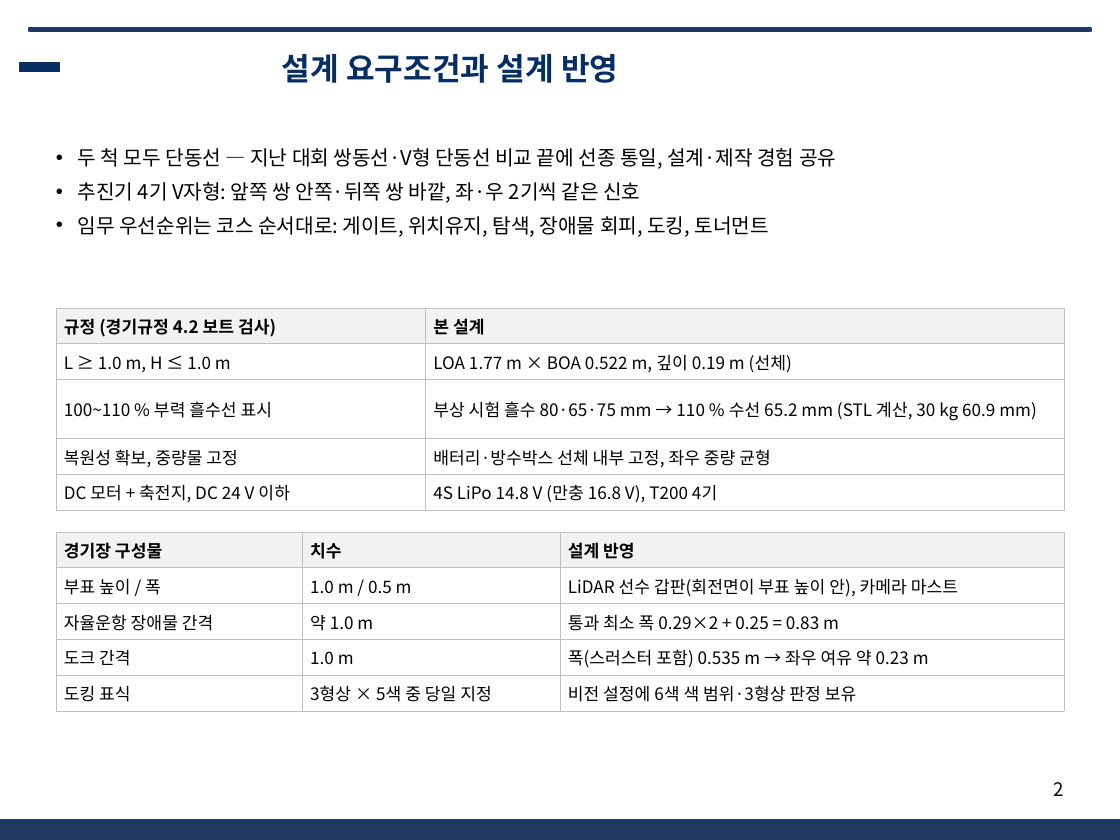
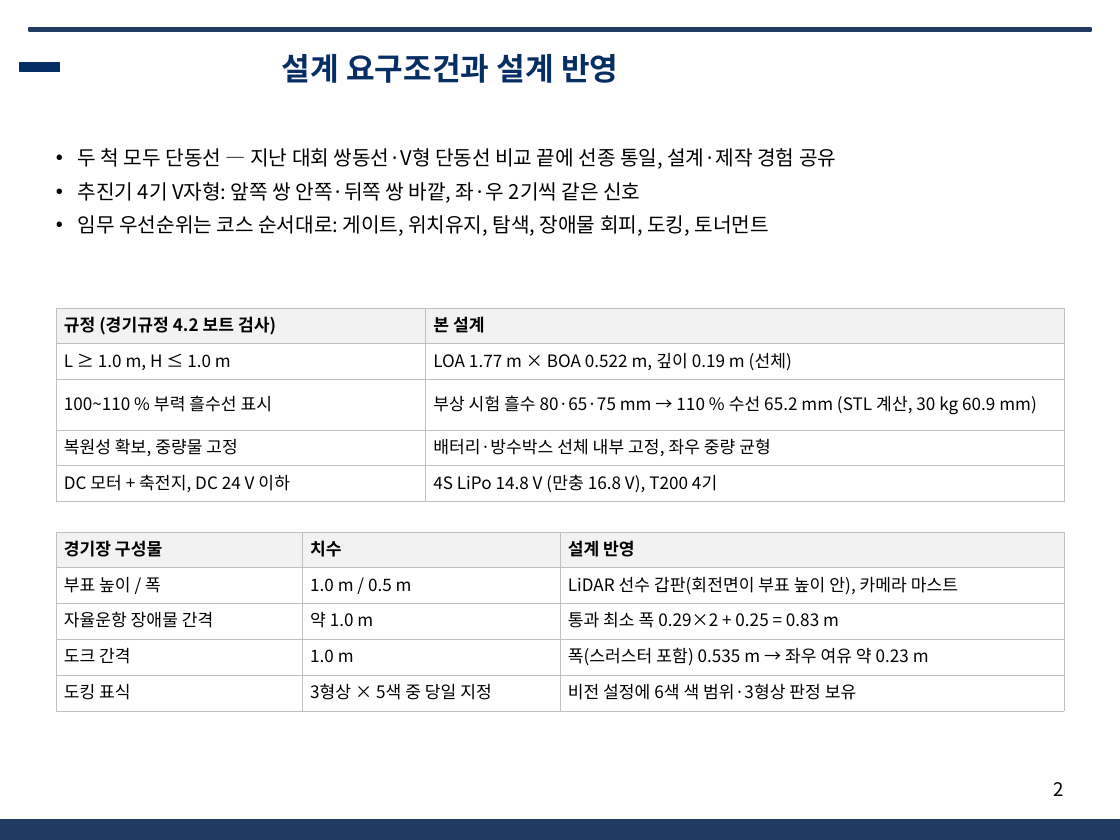
Before and after one commit to unmatsutake377-rgb/ros2_ws, a slide deck: slide 2 of docs/전달용/보고서_분담/발표자료_SSF_B.pptx. Drawn at 1120x840 pixels with LibreOffice and Linux fonts; fonts in the diff are those of the drawing; background and template pictures are left out. Boxes give left, top, right and bottom in pixels: in the first picture for what was removed or moved away, otherwise in the second. Text is boxed around its words. In the diff, an @@ line names an element or a change of style, - is before the commit and + after.

```diff
--- a/docs/전달용/보고서_분담/발표자료_SSF_B.pptx
+++ b/docs/전달용/보고서_분담/발표자료_SSF_B.pptx
@@ table at <box>56,308,1064,497</box> @@
@@ line spacing 1 to 13.2pt @@
@@ table at <box>56,532,1064,704</box> @@
@@ line spacing 1 to 13.2pt @@
```
Also in this commit, not shown: 10 other slides changed, 4 other files.
